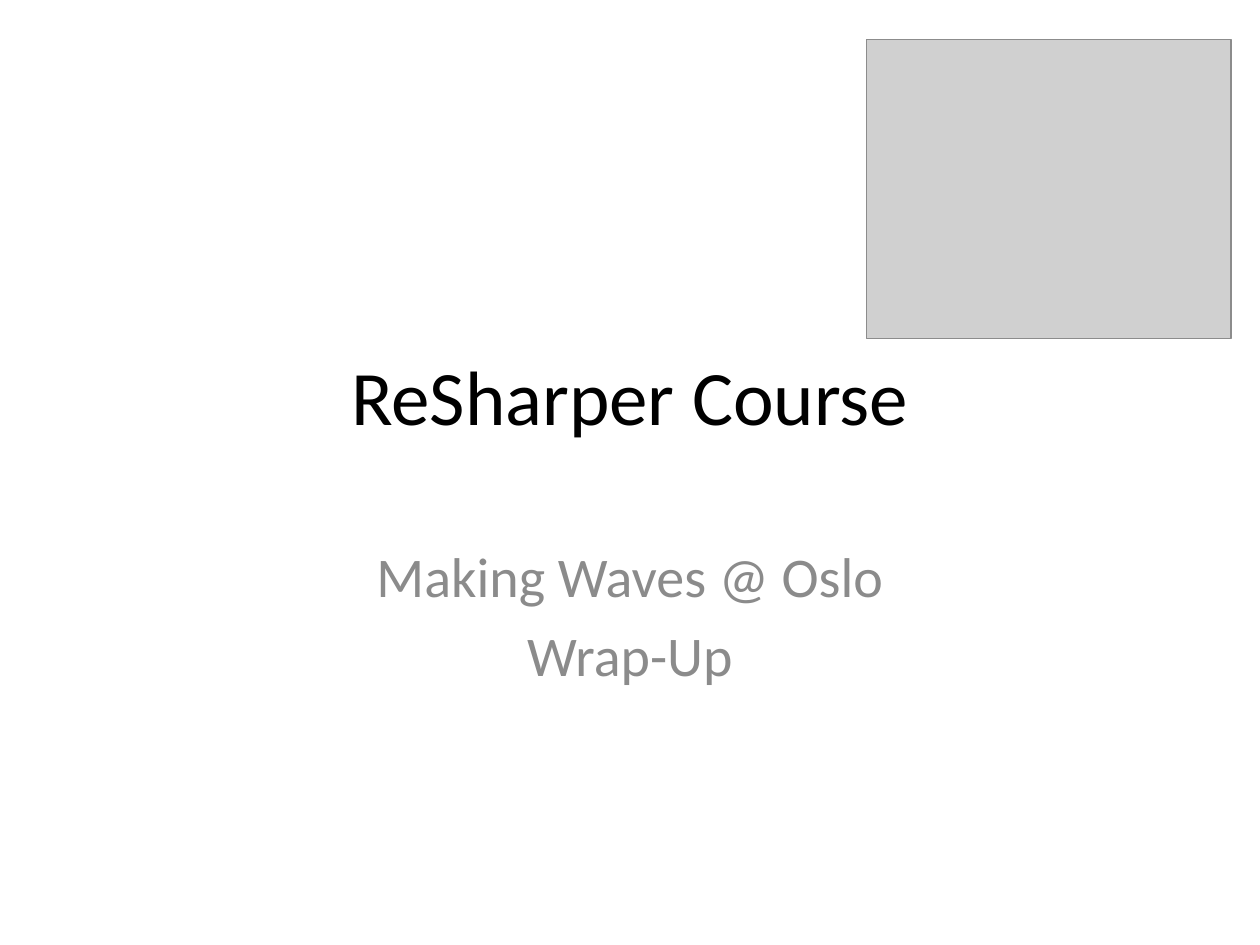
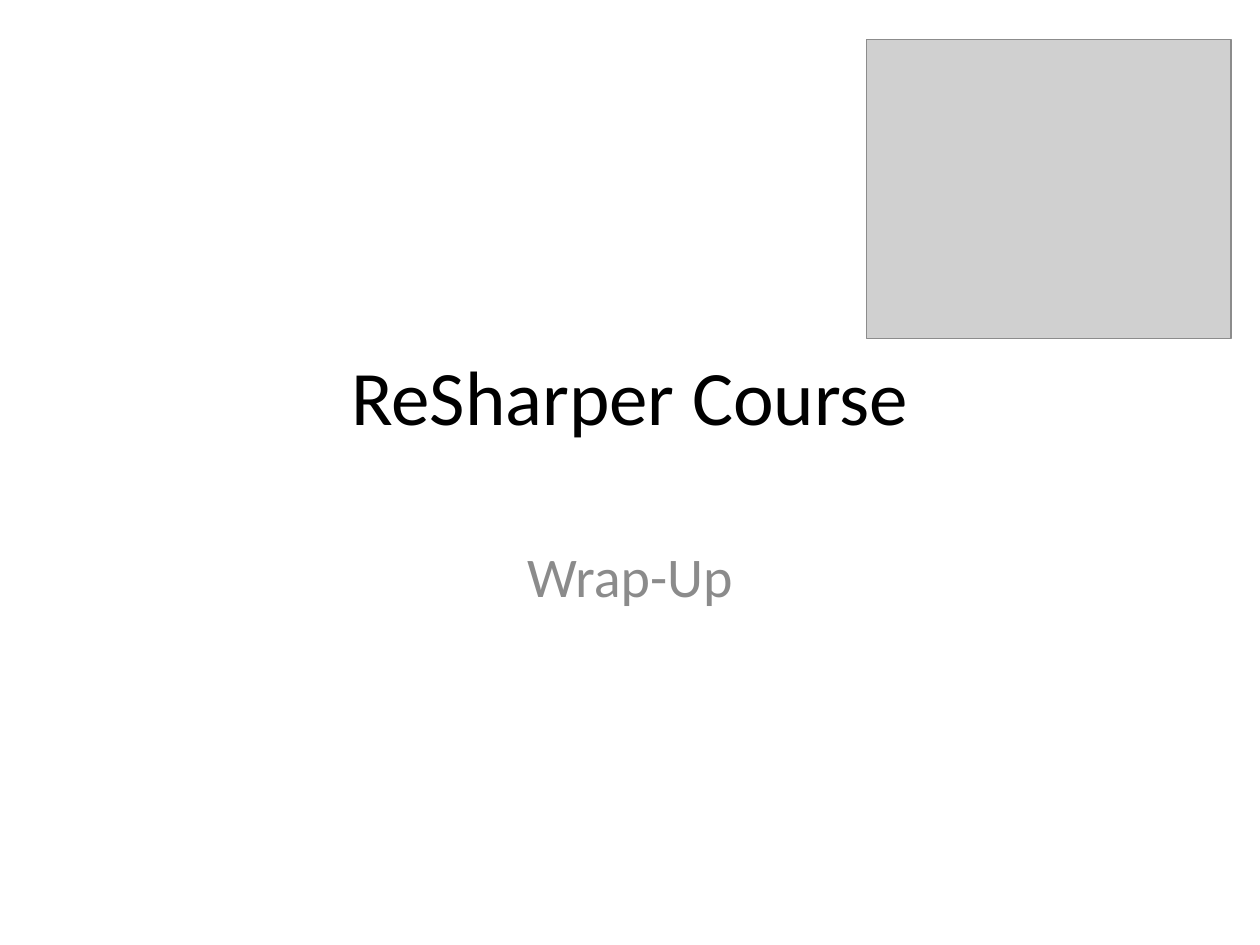
Before and after one commit to rasmuskl/ReSharperCourse, a slide deck: slide 1 of Presentations/3 - Wrap-Up - ReSharper Course.pptx. Drawn at 1260x945 pixels with LibreOffice and Linux fonts; fonts in the diff are those of the drawing; grey boxes stand for pictures. Boxes give left, top, right and bottom in pixels: in the first picture for what was removed or moved away, otherwise in the second. Text is boxed around its words. In the diff, an @@ line names an element or a change of style, - is before the commit and + after.

```diff
--- a/Presentations/3 - Wrap-Up - ReSharper Course.pptx
+++ b/Presentations/3 - Wrap-Up - ReSharper Course.pptx
@@ subtitle at bbox=[376, 558, 883, 607]: paragraph removed @@
-Making Waves @ Oslo
```
Also in this commit, not shown: 2 other files.
